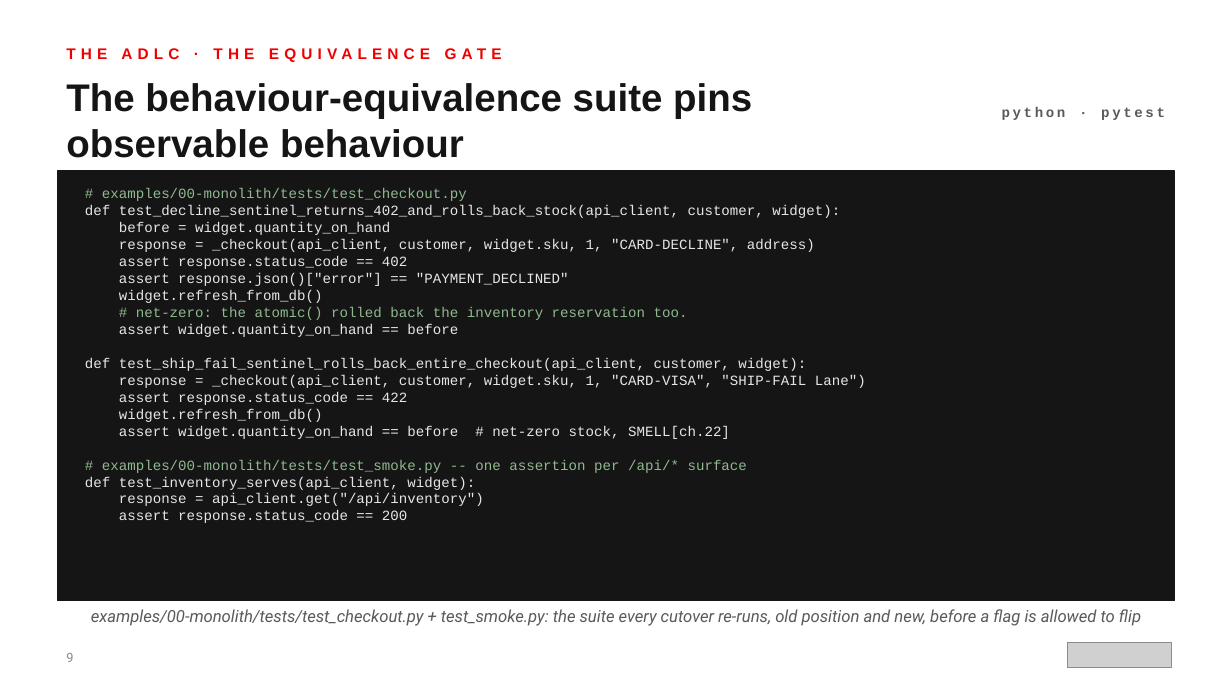
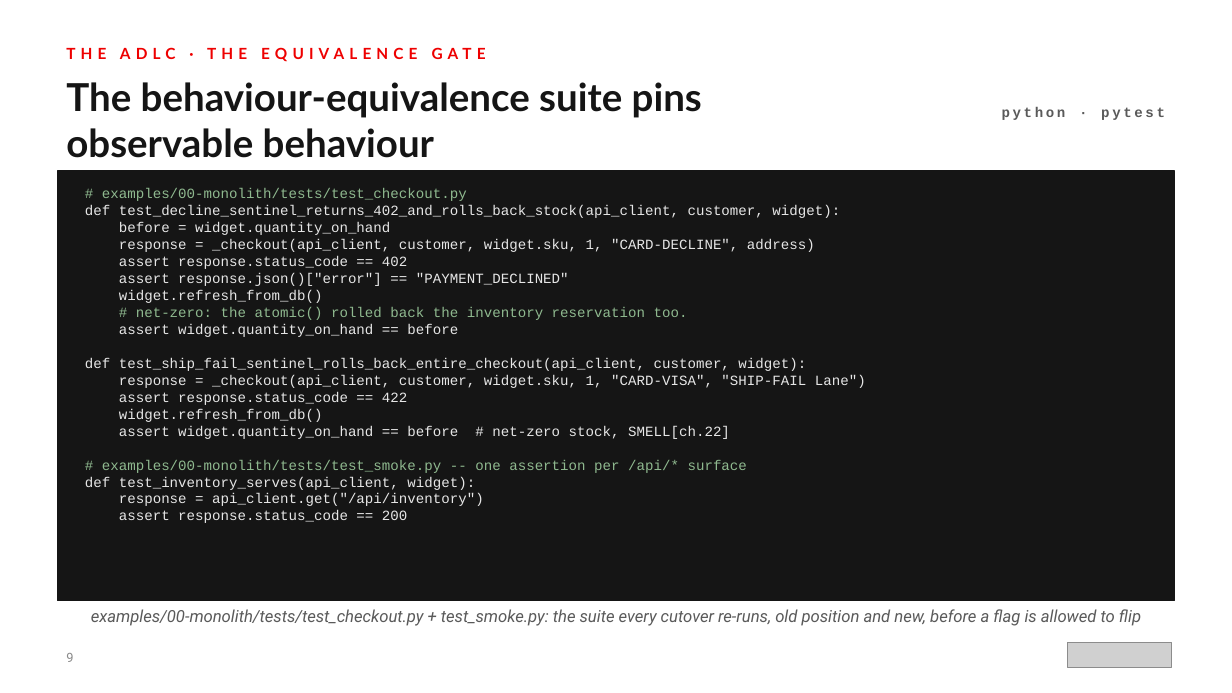
Before and after one commit to patterncatalyst/modernizing-enterprise-applications-python, a slide deck: slide 9 of presentation/modernizing-201/Modernizing-201-r1.1.pptx. Drawn at 1232x693 pixels with LibreOffice and Linux fonts; fonts in the diff are those of the drawing; grey boxes stand for pictures. Boxes give left, top, right and bottom in pixels: in the first picture for what was removed or moved away, otherwise in the second. Text is boxed around its words. In the diff, an @@ line names an element or a change of style, - is before the commit and + after.

```diff
--- a/presentation/modernizing-201/Modernizing-201-r1.1.pptx
+++ b/presentation/modernizing-201/Modernizing-201-r1.1.pptx
@@ text "THE ADLC · THE EQUIVALENCE ..." at bbox=[66, 47, 486, 62]: font Arial to Lato @@
@@ text "The behaviour-equivalence suite pins observable ..." at bbox=[66, 82, 702, 158]: font Arial to Lato @@
```
Also in this commit, not shown: 82 other slides changed, 8 other files.
